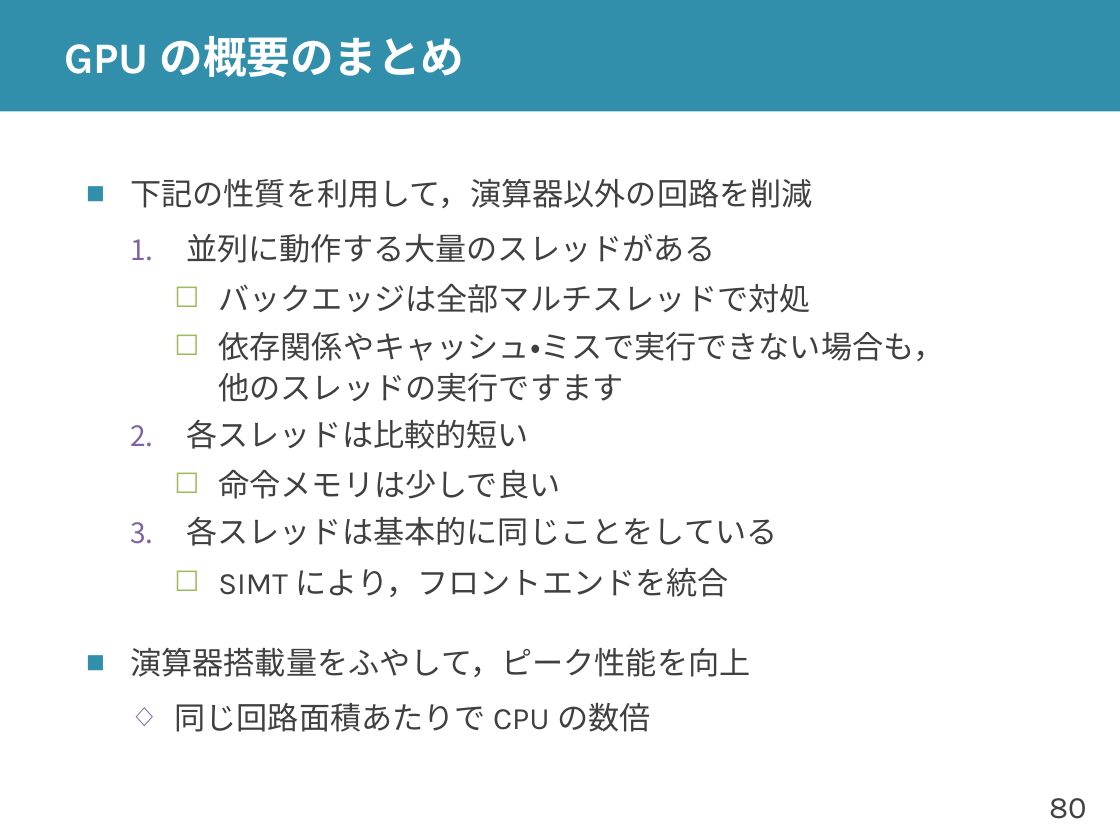
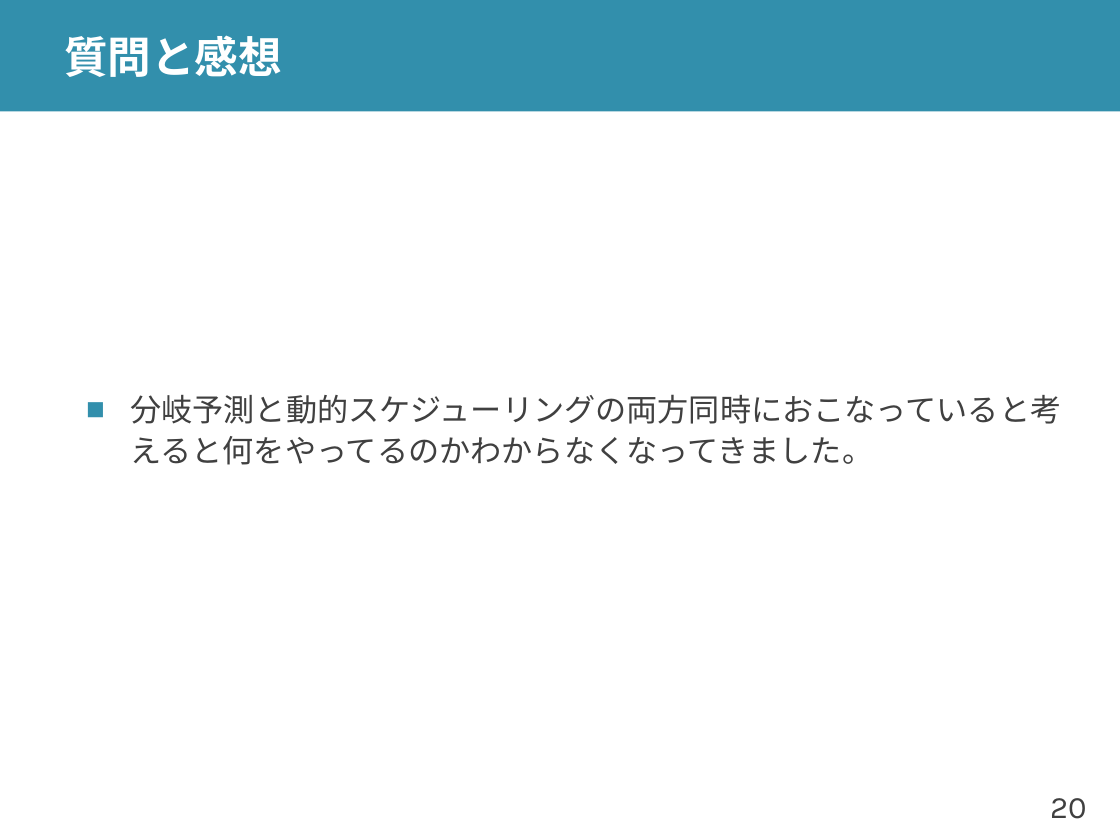
Before and after one commit to shioyadan/advanced-computer-organization, a slide deck: slide 20 of aco-shioya-10.pptx (slide 80 before the commit). Drawn at 1120x840 pixels with LibreOffice and Linux fonts; fonts in the diff are those of the drawing. Boxes give left, top, right and bottom in pixels: in the first picture for what was removed or moved away, otherwise in the second. Text is boxed around its words. In the diff, an @@ line names an element or a change of style, - is before the commit and + after.

```diff
--- a/aco-shioya-10.pptx
+++ b/aco-shioya-10.pptx
@@ title at [64,35,282,77]: text changed @@
-GPU の概要のまとめ
+質問と感想
@@ text at [130,394,1061,465]: text changed @@
-■ 下記の性質を利用して，演算器以外の回路を削減
-  1. 並列に動作する大量のスレッドがある
-    ☐ バックエッジは全部マルチスレッドで対処
-    ☐ 依存関係やキャッシュ・ミスで実行できない場合も，
-      他のスレッドの実行ですます
-  2. 各スレッドは比較的短い
-    ☐ 命令メモリは少しで良い
-  3. 各スレッドは基本的に同じことをしている
-    ☐ SIMT により，フロントエンドを統合
-■ 演算器搭載量をふやして，ピーク性能を向上
-  ◇ 同じ回路面積あたりで CPU の数倍
+■ 分岐予測と動的スケジューリングの両方同時におこなっていると考えると何をやってるのかわからなくなってきました。
@@ page number at [1050,798,1086,819]: text changed @@
-80
+20
```
Also in this commit, not shown: 28 other slides changed, 16 slides added, 16 slides removed, 2 other files.
